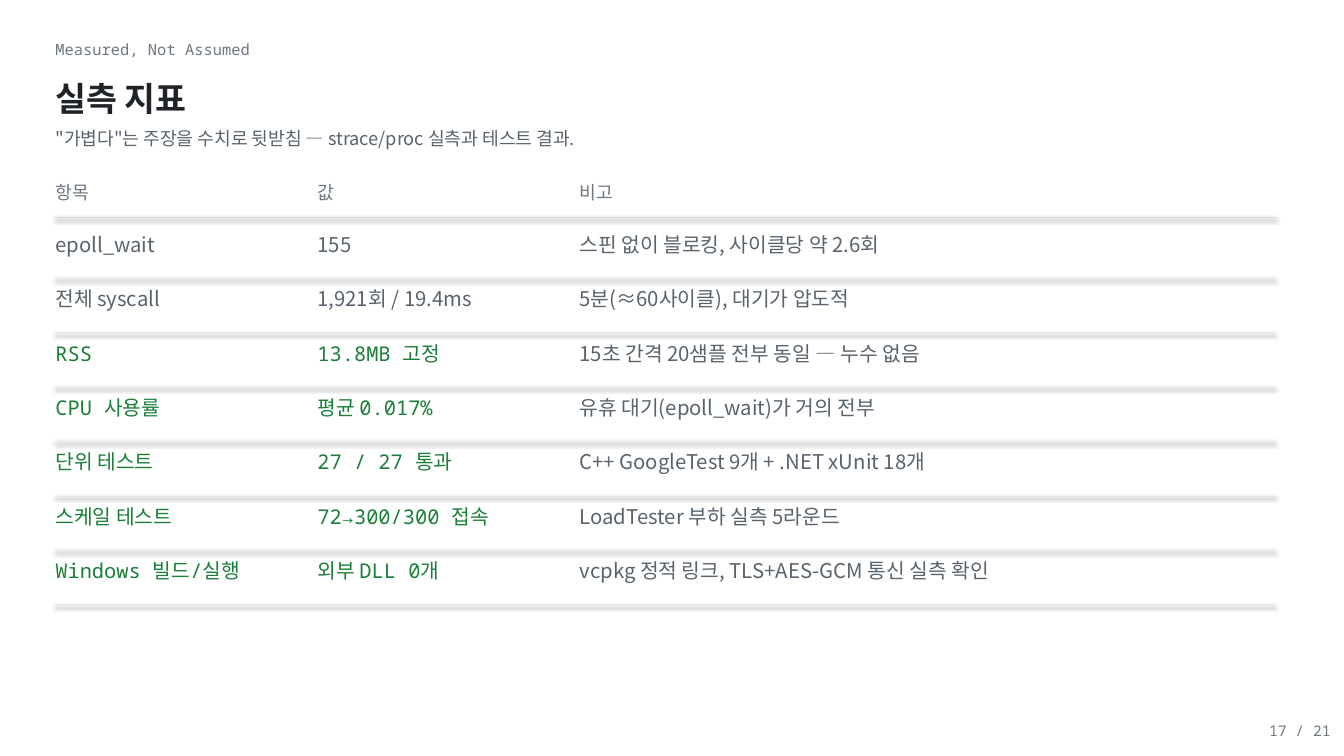
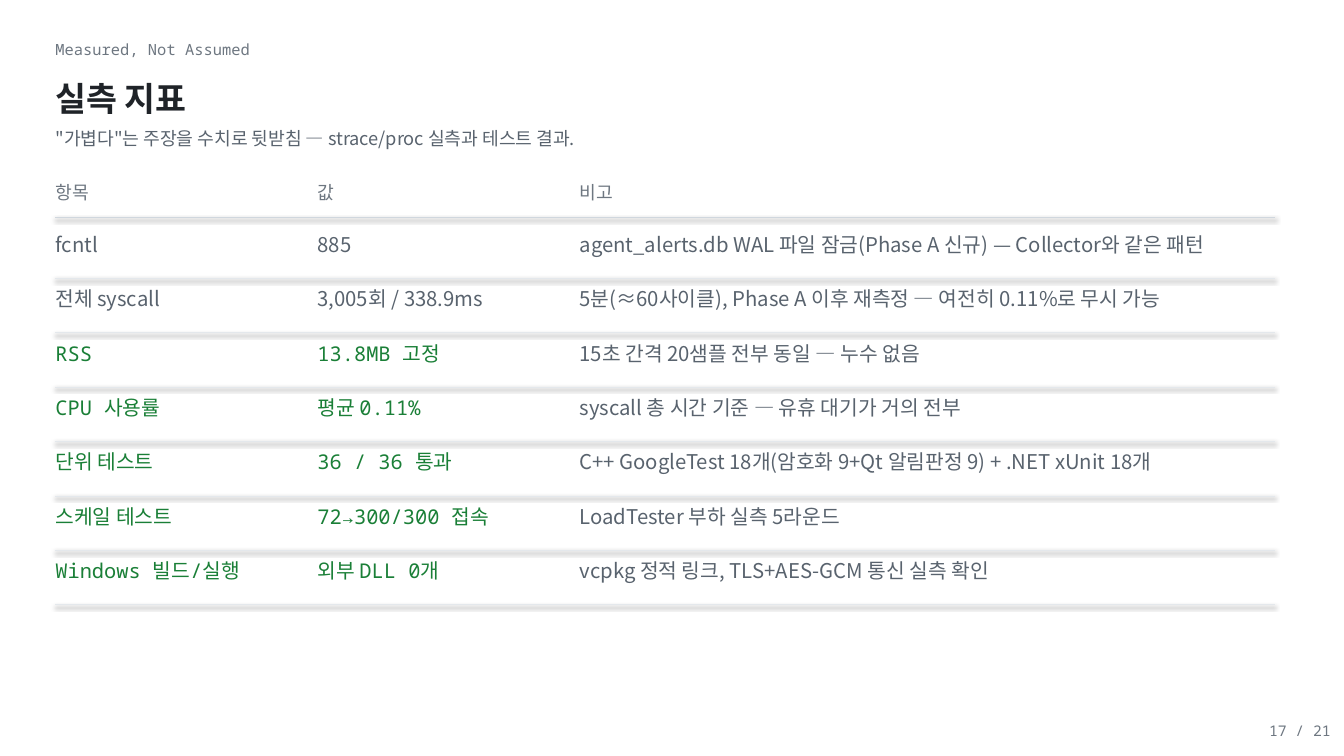
Before and after one commit to shkim4548/APM, a slide deck: slide 17 of Docs/portfolio_apm_light.pptx. Drawn at 1344x756 pixels with LibreOffice and Linux fonts; fonts in the diff are those of the drawing. Boxes give left, top, right and bottom in pixels: in the first picture for what was removed or moved away, otherwise in the second. Text is boxed around its words. In the diff, an @@ line names an element or a change of style, - is before the commit and + after.

```diff
--- a/Docs/portfolio_apm_light.pptx
+++ b/Docs/portfolio_apm_light.pptx
@@ text at (55, 235, 98, 252): text changed @@
-epoll_wait
+fcntl
@@ text at (317, 237, 351, 252): text changed @@
-155
+885
@@ text at (580, 235, 1204, 257): text changed @@
-스핀 없이 블로킹, 사이클당 약 2.6회
+agent_alerts.db WAL 파일 잠금(Phase A 신규) — Collector와 같은 패턴
@@ text at (317, 289, 483, 310): text changed @@
-1,921회 / 19.4ms
+3,005회 / 338.9ms
@@ text at (580, 289, 1160, 310): text changed @@
-5분(≈60사이클), 대기가 압도적
+5분(≈60사이클), Phase A 이후 재측정 — 여전히 0.11%로 무시 가능
@@ text at (317, 398, 420, 417): text changed @@
-평균 0.017%
+평균 0.11%
@@ text at (580, 398, 960, 420): text changed @@
-유휴 대기(epoll_wait)가 거의 전부
+syscall 총 시간 기준 — 유휴 대기가 거의 전부
@@ text at (317, 452, 452, 471): text changed @@
-27 / 27 통과
+36 / 36 통과
@@ text at (580, 452, 1151, 474): text changed @@
-C++ GoogleTest 9개 + .NET xUnit 18개
+C++ GoogleTest 18개(암호화 9+Qt 알림판정 9) + .NET xUnit 18개
```
Also in this commit, not shown: 9 other slides changed, 1 slide added, 1 slide removed, 4 other files.
